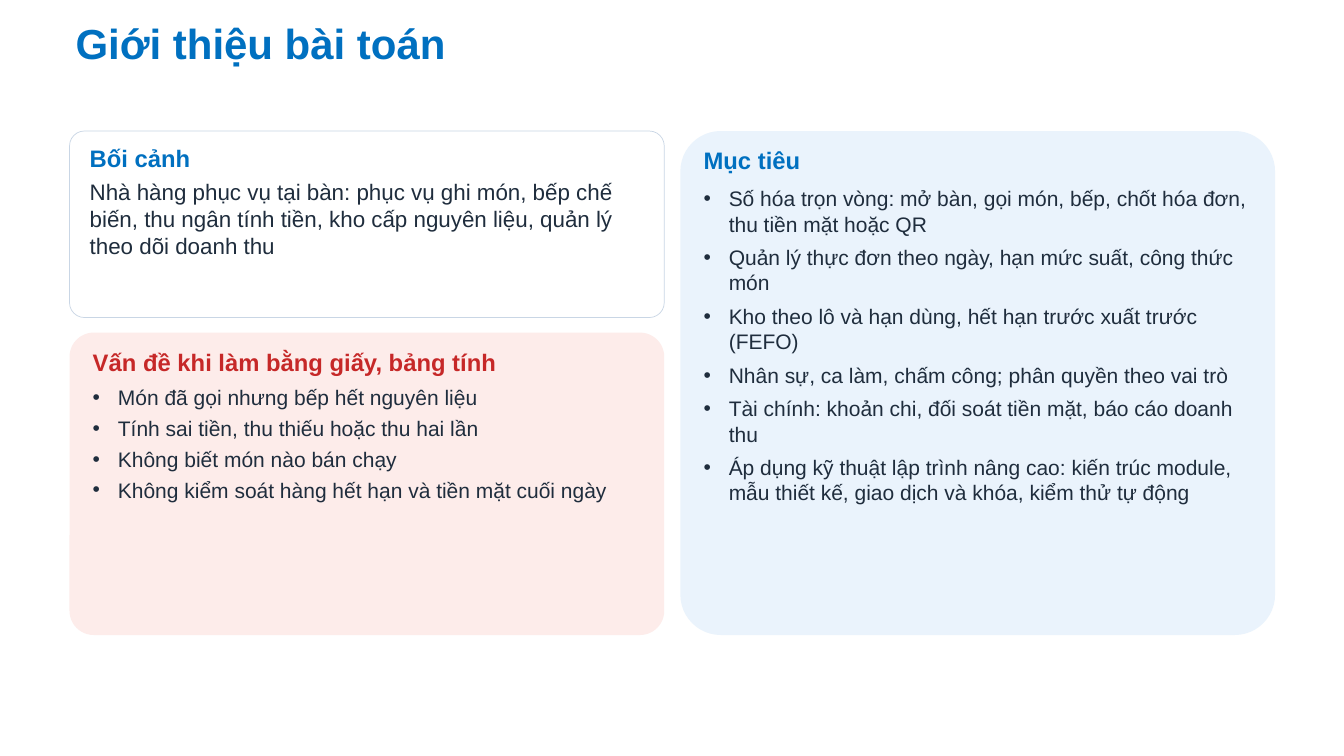
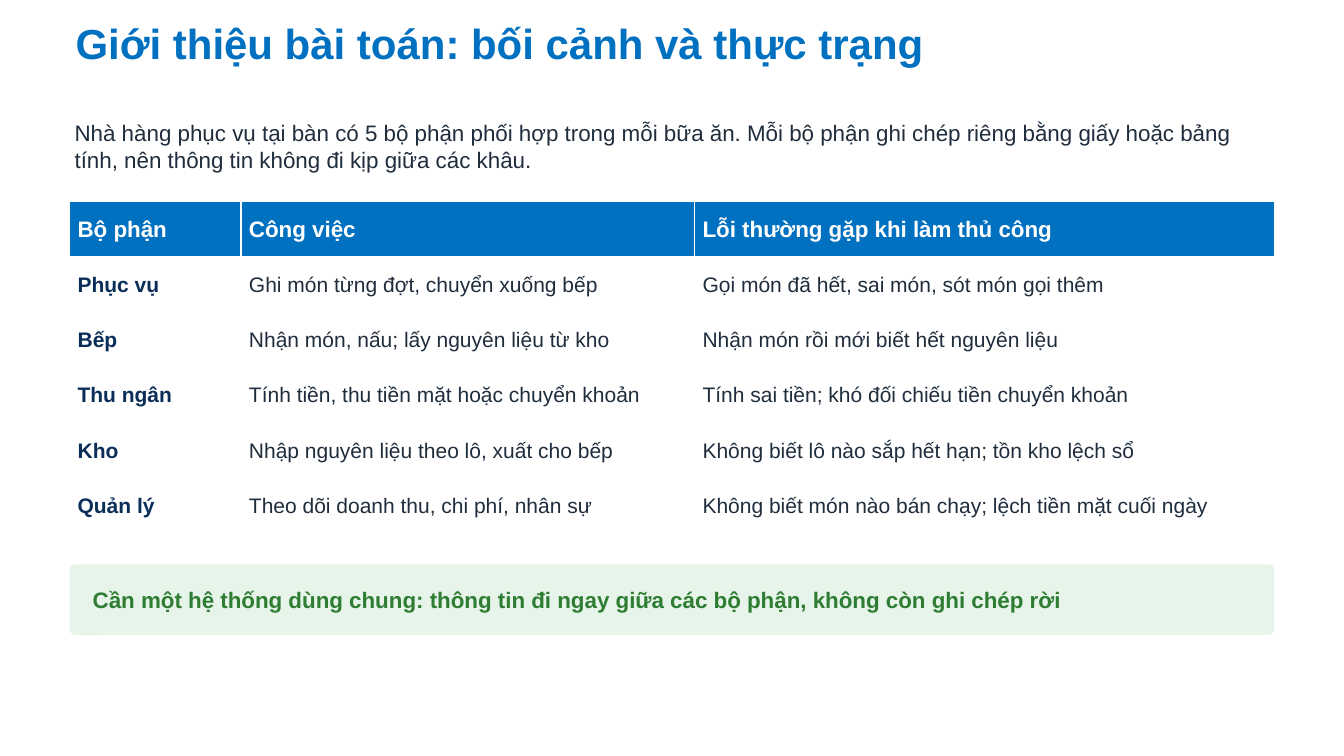
Before and after one commit to Anpham120/restaurant-management-system, a slide deck: slide 2 of docs/bao-cao-ltnc/Slide_LapTrinhNangCao_AtlasRestaurant.pptx. Drawn at 1344x756 pixels with LibreOffice and Linux fonts; fonts in the diff are those of the drawing; background and template pictures are left out. Boxes give left, top, right and bottom in pixels: in the first picture for what was removed or moved away, otherwise in the second. Text is boxed around its words. In the diff, an @@ line names an element or a change of style, - is before the commit and + after.

```diff
--- a/docs/bao-cao-ltnc/Slide_LapTrinhNangCao_AtlasRestaurant.pptx
+++ b/docs/bao-cao-ltnc/Slide_LapTrinhNangCao_AtlasRestaurant.pptx
@@ title at box(76, 26, 923, 68): text changed @@
-Giới thiệu bài toán
+Giới thiệu bài toán: bối cảnh và thực trạng
@@ rounded rectangle removed at box(70, 131, 664, 318) @@
@@ text added at box(75, 123, 1230, 173), 16 pt, text #1F2D3D @@
+Nhà hàng phục vụ tại bàn có 5 bộ phận phối hợp trong mỗi bữa ăn. Mỗi bộ phận ghi chép riêng bằng giấy hoặc bảng tính, nên thông tin không đi kịp giữa các khâu.
@@ text removed at box(90, 148, 612, 255) @@
-Bối cảnh
-Nhà hàng phục vụ tại bàn: phục vụ ghi món, bếp chế biến, thu ngân tính tiền, kho cấp nguyên liệu, quản lý theo dõi doanh thu
@@ rounded rectangle removed at box(681, 131, 1275, 635) @@
@@ text removed at box(704, 151, 1246, 505) @@
-Mục tiêu
-• Số hóa trọn vòng: mở bàn, gọi món, bếp, chốt hóa đơn, thu tiền mặt hoặc QR
-• Quản lý thực đơn theo ngày, hạn mức suất, công thức món
-• Kho theo lô và hạn dùng, hết hạn trước xuất trước (FEFO)
-• Nhân sự, ca làm, chấm công; phân quyền theo vai trò
-• Tài chính: khoản chi, đối soát tiền mặt, báo cáo doanh thu
-• Áp dụng kỹ thuật lập trình nâng cao: kiến trúc module, mẫu thiết kế, giao dịch và khóa, kiểm thử tự động
@@ table added at box(70, 202, 1274, 534), 6 rows, 3 columns @@
+Bộ phận | Công việc | Lỗi thường gặp khi làm thủ công
+Phục vụ | Ghi món từng đợt, chuyển xuống bếp | Gọi món đã hết, sai món, sót món gọi thêm
+Bếp | Nhận món, nấu; lấy nguyên liệu từ kho | Nhận món rồi mới biết hết nguyên liệu
+Thu ngân | Tính tiền, thu tiền mặt hoặc chuyển khoản | Tính sai tiền; khó đối chiếu tiền chuyển khoản
+Kho | Nhập nguyên liệu theo lô, xuất cho bếp | Không biết lô nào sắp hết hạn; tồn kho lệch sổ
+Quản lý | Theo dõi doanh thu, chi phí, nhân sự | Không biết món nào bán chạy; lệch tiền mặt cuối ngày
@@ rounded rectangle: place and size @@
-rounded rectangle at box(70, 333, 664, 635)
+rounded rectangle at box(70, 565, 1274, 635)
@@ rounded rectangle at box(70, 565, 1274, 635): fill #FDECEA to #E6F4EA @@
@@ text "Cần một hệ thống dùng ..." at box(93, 591, 1061, 613): vertical alignment top to middle @@
@@ text at box(93, 591, 1061, 613): text changed; size 15 to 16 pt; text colour #1F2D3D to #2E7D32; bold on @@
-Vấn đề khi làm bằng giấy, bảng tính
-• Món đã gọi nhưng bếp hết nguyên liệu
-• Tính sai tiền, thu thiếu hoặc thu hai lần
-• Không biết món nào bán chạy
-• Không kiểm soát hàng hết hạn và tiền mặt cuối ngày
+Cần một hệ thống dùng chung: thông tin đi ngay giữa các bộ phận, không còn ghi chép rời
```
Also in this commit, not shown: 1 slide added, 1 other file.
